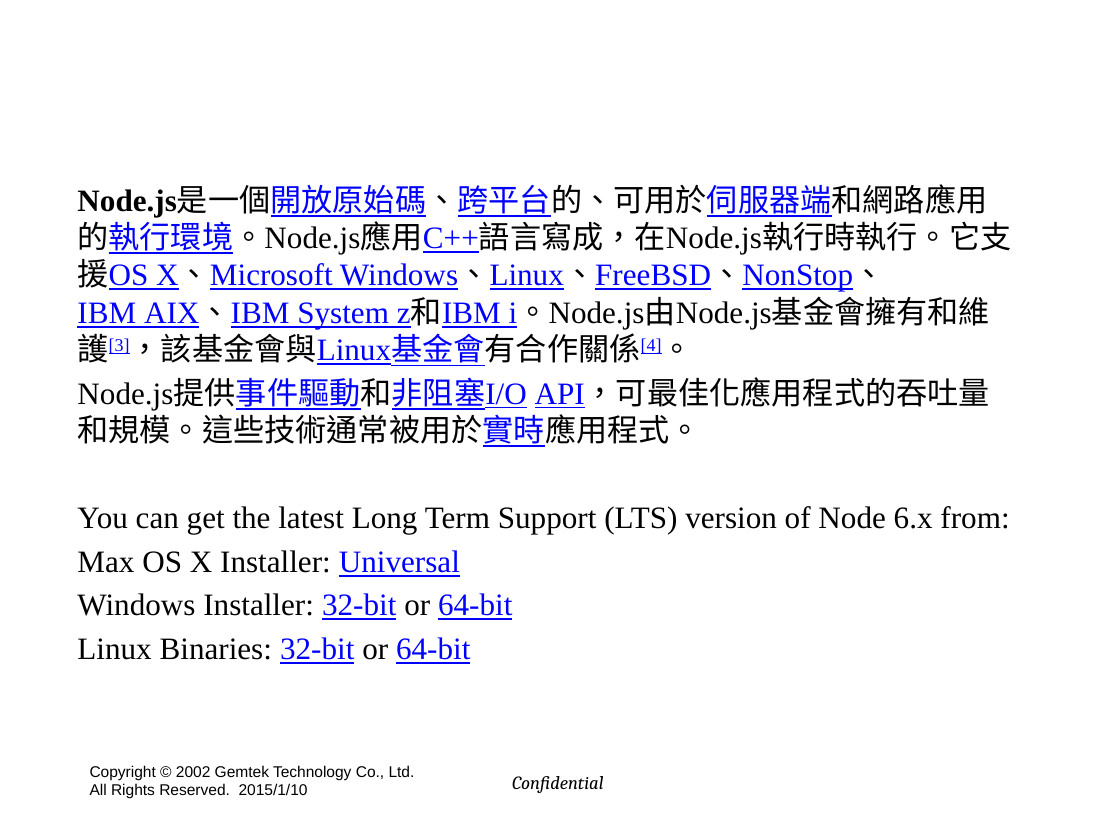
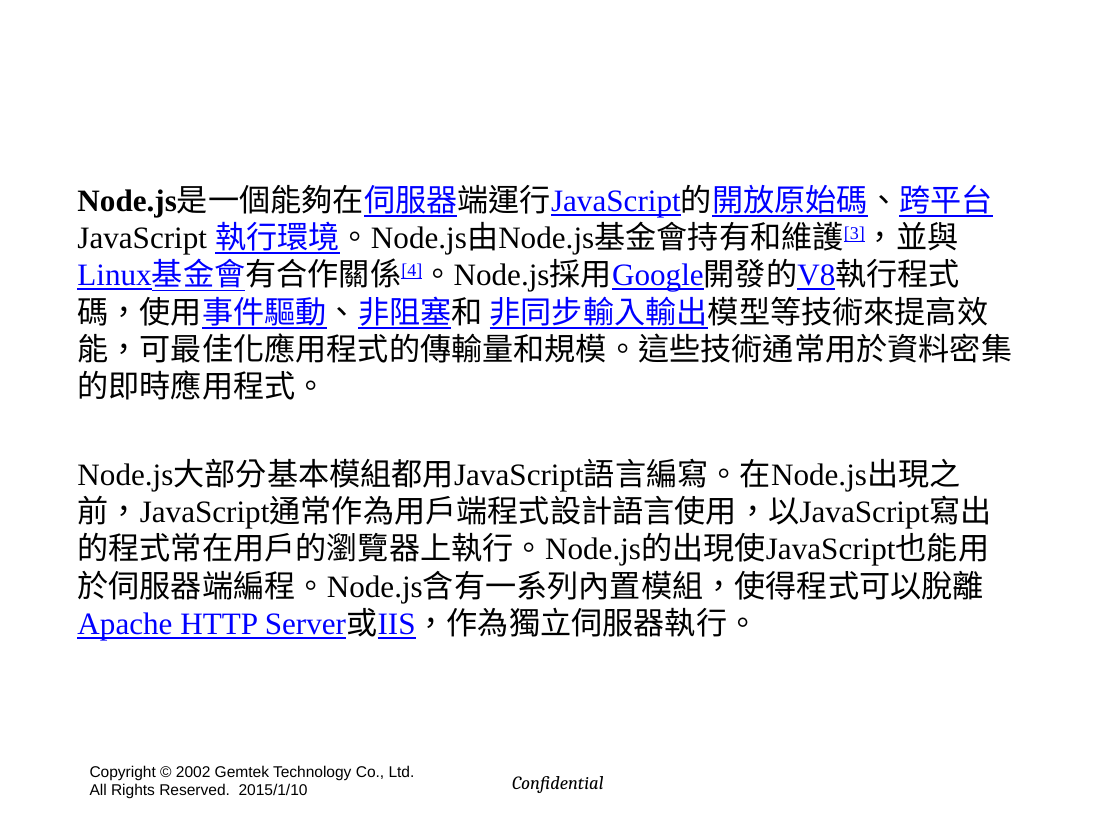
Before and after one commit to hyper570908/nodeDemo, a slide deck: slide 5 of doc/GIot_Session(win7).pptx (slide 4 before the commit). Drawn at 1120x840 pixels with LibreOffice and Linux fonts; fonts in the diff are those of the drawing; background and template pictures are left out. Boxes give left, top, right and bottom in pixels: in the first picture for what was removed or moved away, otherwise in the second. Text is boxed around its words. In the diff, an @@ line names an element or a change of style, - is before the commit and + after.

```diff
--- a/doc/GIot_Session(win7).pptx
+++ b/doc/GIot_Session(win7).pptx
@@ text at <box>77,186,1012,640</box>: text changed @@
-Node.js是一個開放原始碼、跨平台的、可用於伺服器端和網路應用的執行環境。Node.js應用C++語言寫成，在Node.js執行時執行。它支援OS X、Microsoft Windows、Linux、FreeBSD、NonStop、IBM AIX、IBM System z和IBM i。Node.js由Node.js基金會擁有和維護[3]，該基金會與Linux基金會有合作關係[4]。
-Node.js提供事件驅動和非阻塞I/O API，可最佳化應用程式的吞吐量和規模。這些技術通常被用於實時應用程式。
-You can get the latest Long Term Support (LTS) version of Node 6.x from:
-Max OS X Installer: Universal
-Windows Installer: 32-bit or 64-bit
-Linux Binaries: 32-bit or 64-bit
+Node.js是一個能夠在伺服器端運行JavaScript的開放原始碼、跨平台JavaScript 執行環境。Node.js由Node.js基金會持有和維護[3]，並與Linux基金會有合作關係[4]。Node.js採用Google開發的V8執行程式碼，使用事件驅動、非阻塞和 非同步輸入輸出模型等技術來提高效能，可最佳化應用程式的傳輸量和規模。這些技術通常用於資料密集的即時應用程式。
+Node.js大部分基本模組都用JavaScript語言編寫。在Node.js出現之前，JavaScript通常作為用戶端程式設計語言使用，以JavaScript寫出的程式常在用戶的瀏覽器上執行。Node.js的出現使JavaScript也能用於伺服器端編程。Node.js含有一系列內置模組，使得程式可以脫離Apache HTTP Server或IIS，作為獨立伺服器執行。
```
Also in this commit, not shown: 16 other slides changed, 9 slides added, 4 slides removed, 27 other files.
